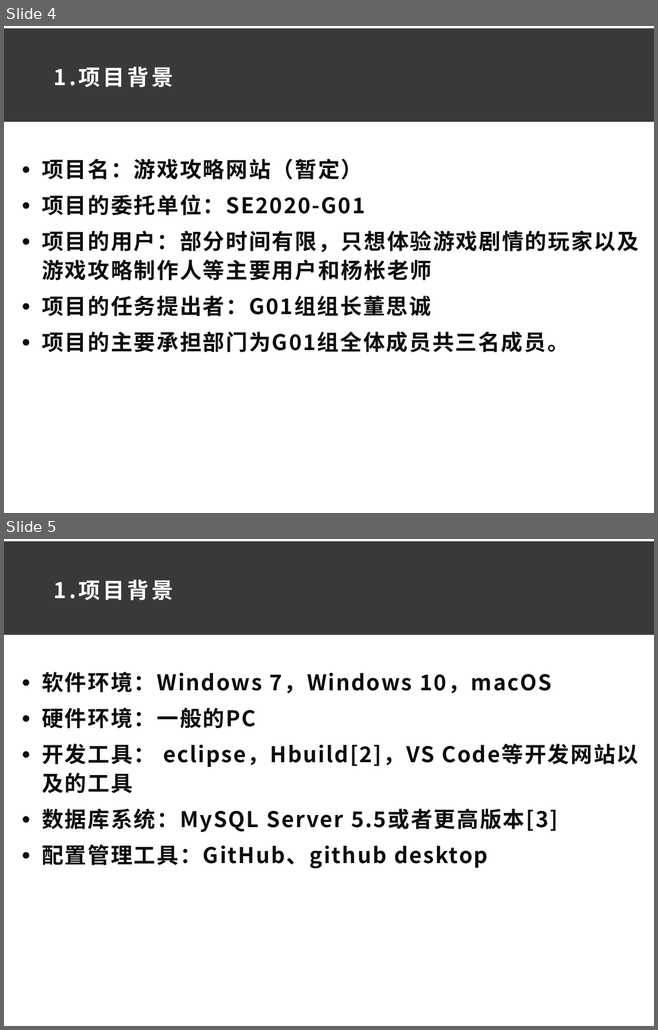
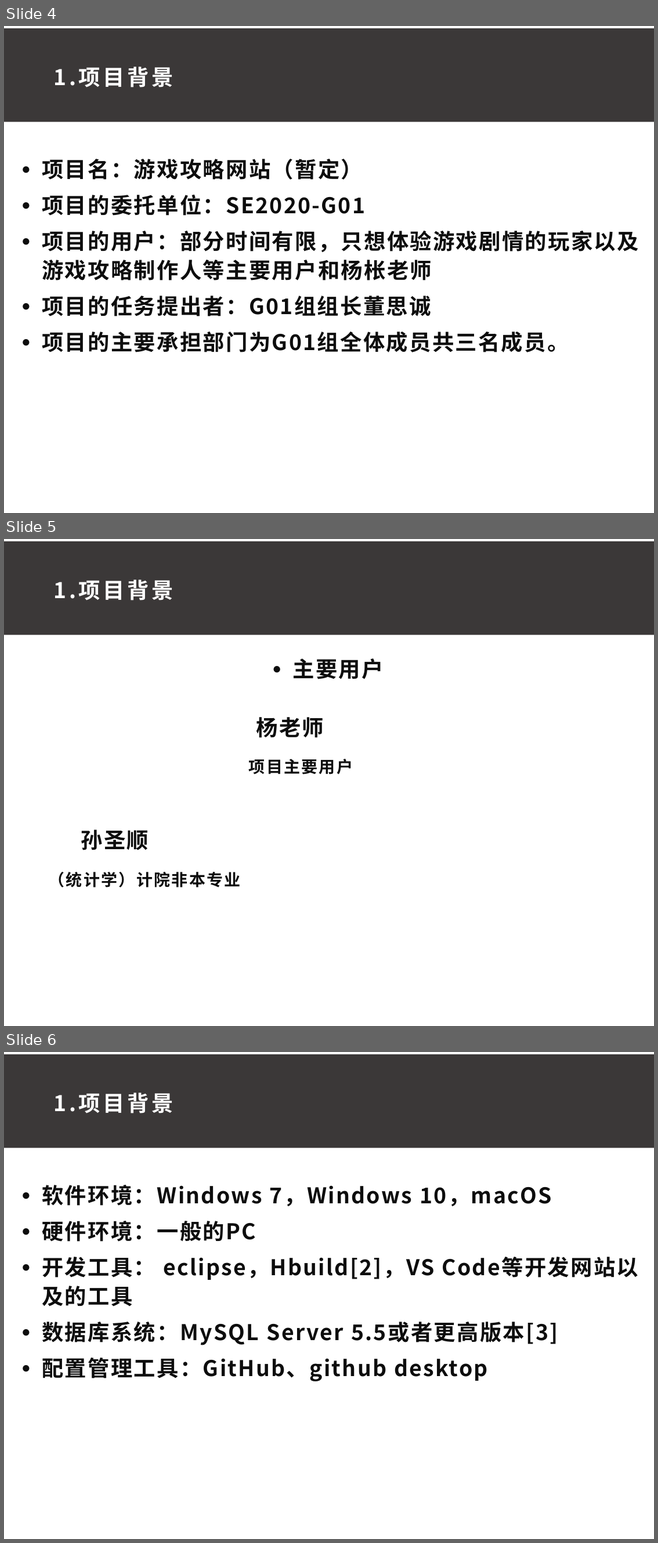
Before and after one commit to ConstanTWT/SE2020-G01, a slide deck: 项目计划书/G01小组项目计划PPT0.1.pptx. Shown one above the other, each under a label of ours: slides 4 and 5 before the commit, slides 4, 5 and 6 after it. The pictures are 658x1030 and 658x1543 pixels, drawn with LibreOffice and Linux fonts; fonts in the diff are those of the drawing. Boxes give left, top, right and bottom in pixels: in the first picture for what was removed or moved away, otherwise in the second. Text is boxed around its words. In the diff, an @@ line names an element or a change of style, - is before the commit and + after.

```diff
--- a/项目计划书/G01小组项目计划PPT0.1.pptx
+++ b/项目计划书/G01小组项目计划PPT0.1.pptx
@@ slide 5 added at (4,539,654,1026), background #FFFFFF @@
@@ rectangle added at (4,541,654,635), fill #3B3838 @@
@@ text added at (53,580,173,600), 24 pt, text #FFFFFF, bold @@
+1.项目背景
@@ text added at (292,658,383,679), 24 pt, text #0D0D0D, bold @@
+● 主要用户
@@ text added at (249,717,353,774), 18 pt, text #0D0D0D, bold @@
+杨老师
+项目主要用户
@@ text added at (49,830,241,888), 18 pt, text #0D0D0D, bold @@
+孙圣顺
+（统计学）计院非本专业
@@ what was slide 5 is now slide 6 @@
```
Also in this commit, not shown: 6 slides changed, 4 other slides added, 4 slides removed, 2 other files.
